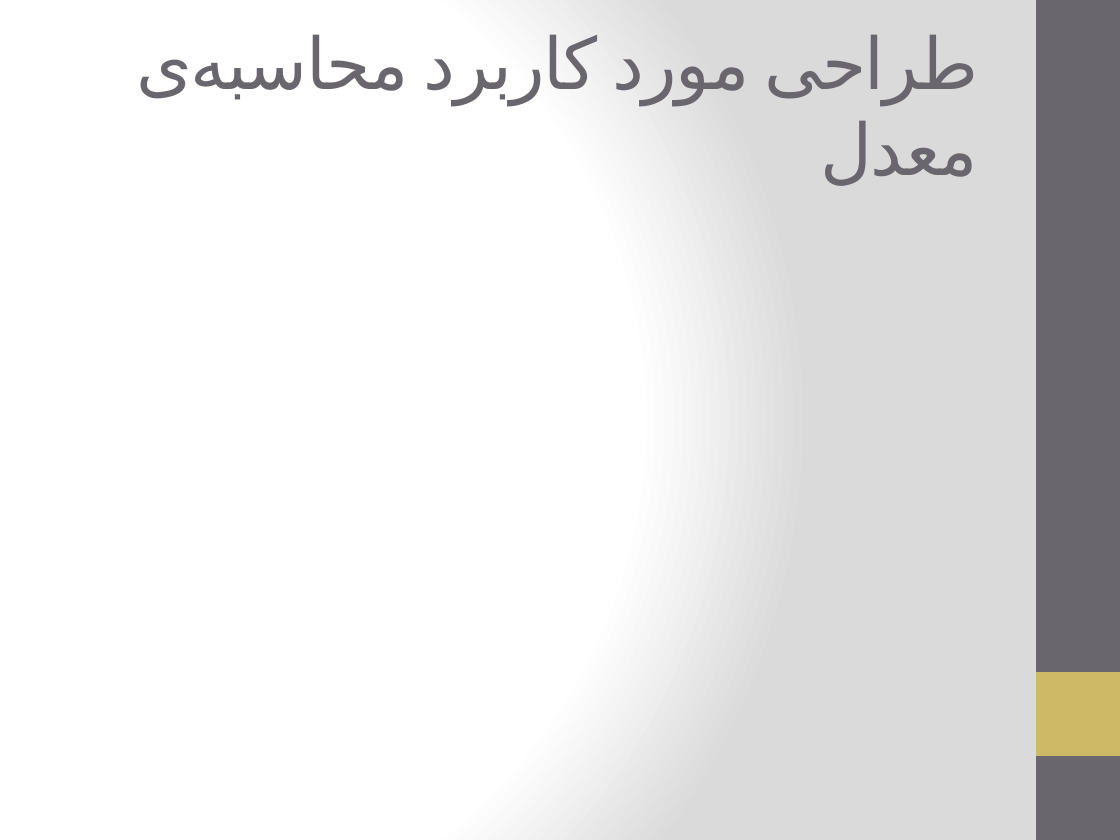
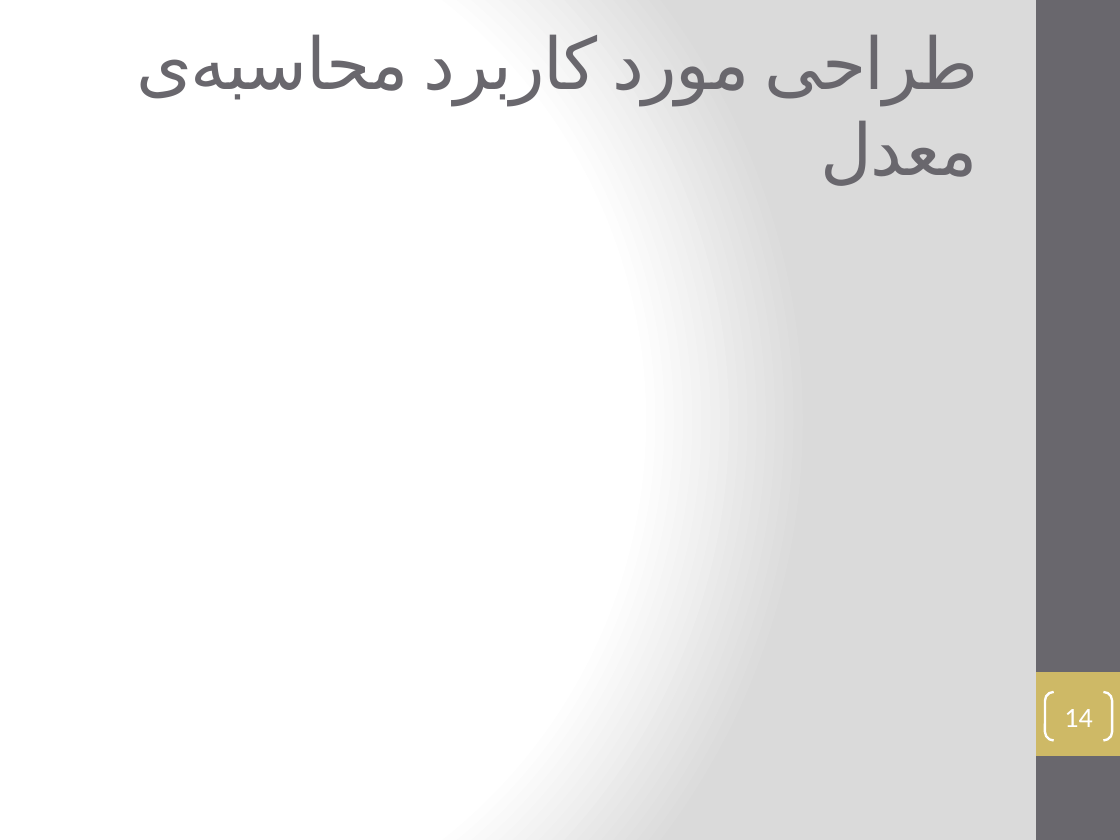
Before and after one commit to vidvid/Presentation, a slide deck: slide 14 of Thesis-Zoghi.pptx (slide 10 before the commit). Drawn at 1120x840 pixels with LibreOffice and Linux fonts; fonts in the diff are those of the drawing; grey boxes stand for pictures. Boxes give left, top, right and bottom in pixels: in the first picture for what was removed or moved away, otherwise in the second. Text is boxed around its words. In the diff, an @@ line names an element or a change of style, - is before the commit and + after.

```diff
--- a/Thesis-Zoghi.pptx
+++ b/Thesis-Zoghi.pptx
@@ page number added at [1045,692,1112,740], outline #FFFFFF 1.5 pt, 18 pt, text #FFFFFF @@
+14
```
Also in this commit, not shown: 10 other slides changed, 16 slides added, 7 other files.
